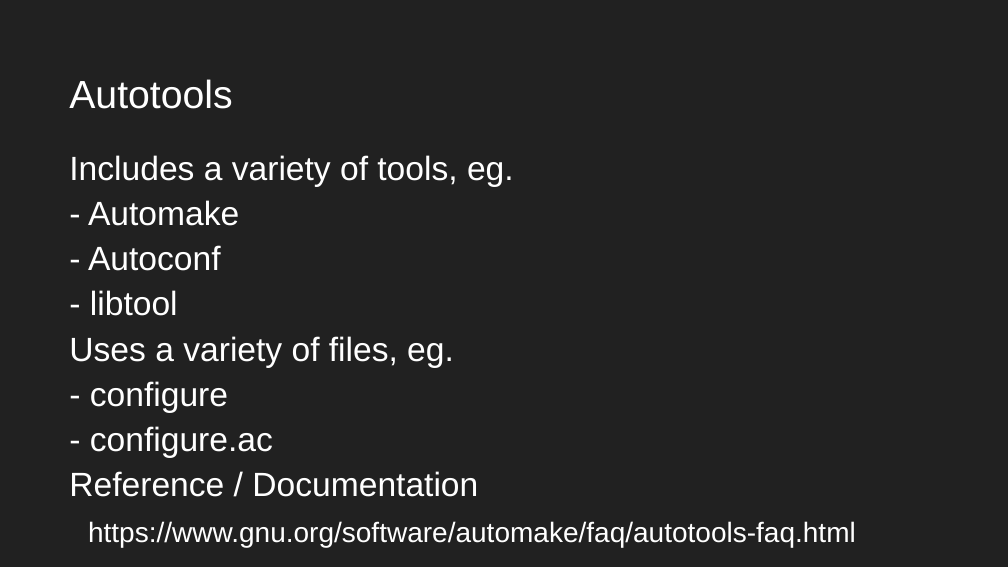
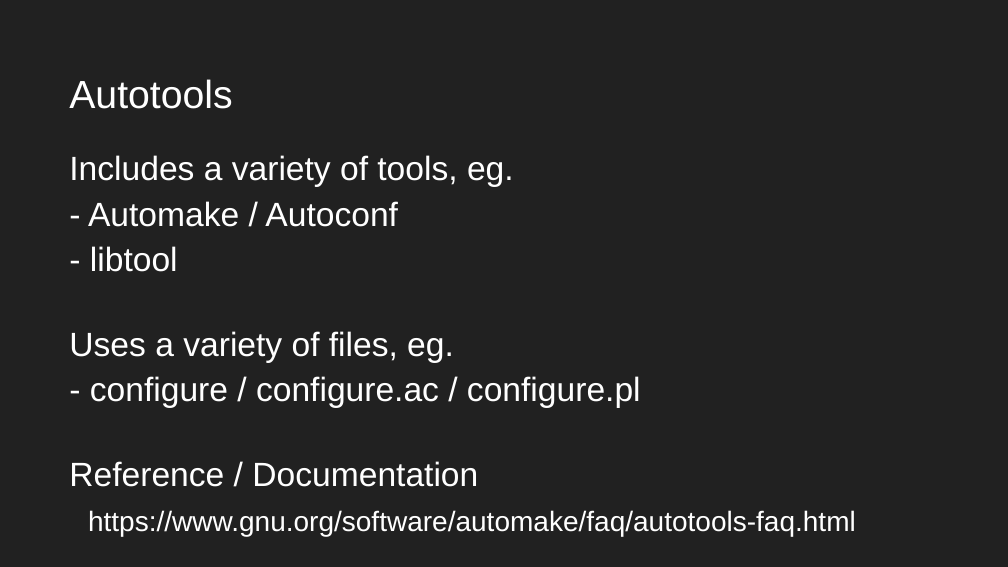
Before and after one commit to 0xz/cmake_survival, a slide deck: slide 11 of PHENICS_i2i_cmake_survival_2026.ppt. Drawn at 1008x567 pixels with LibreOffice and Linux fonts; fonts in the diff are those of the drawing. Boxes give left, top, right and bottom in pixels: in the first picture for what was removed or moved away, otherwise in the second. Text is boxed around its words. In the diff, an @@ line names an element or a change of style, - is before the commit and + after.

```diff
--- a/PHENICS_i2i_cmake_survival_2026.ppt
+++ b/PHENICS_i2i_cmake_survival_2026.ppt
@@ text at [88,201,398,227]: text changed @@
-- Automake
-- Autoconf
+- Automake / Autoconf
@@ text at [90,376,641,407]: text changed @@
-- configure
-- configure.ac
+- configure / configure.ac / configure.pl
```
Also in this commit, not shown: 5 other slides changed, 1 slide added, 21 other files.
